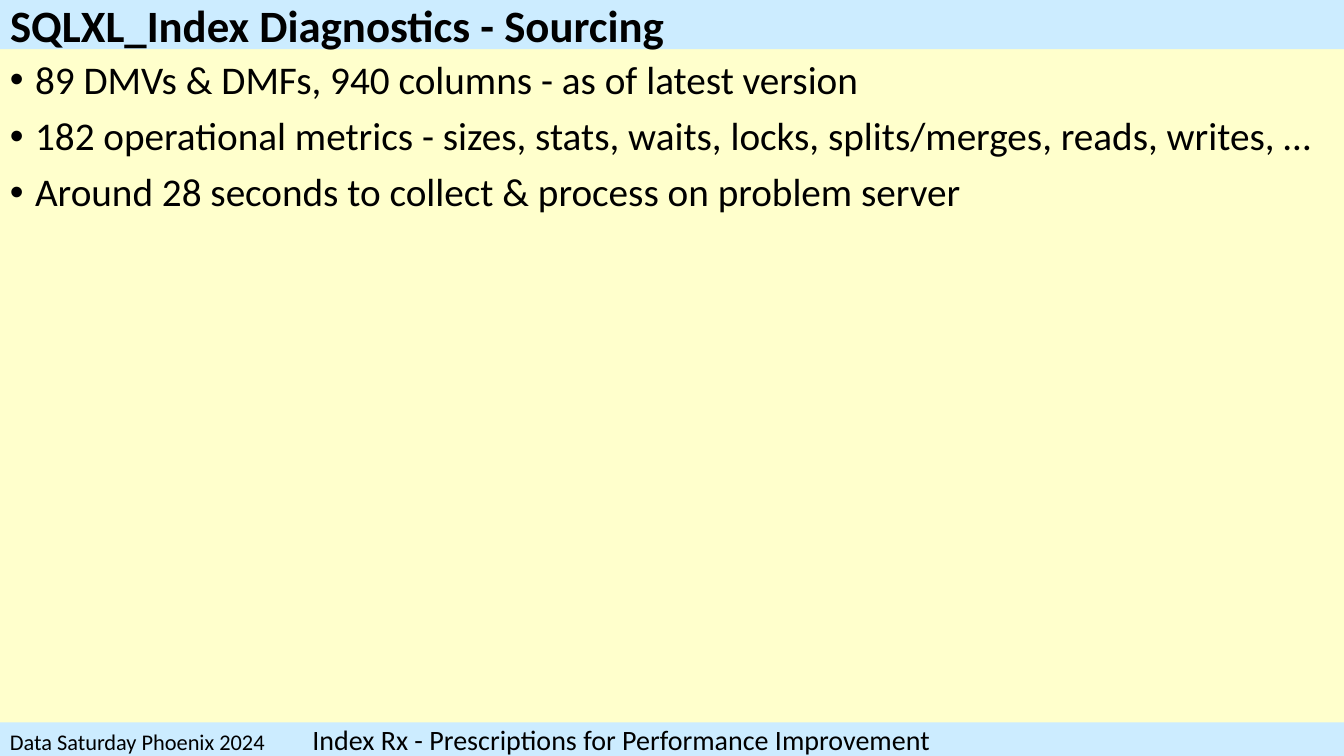
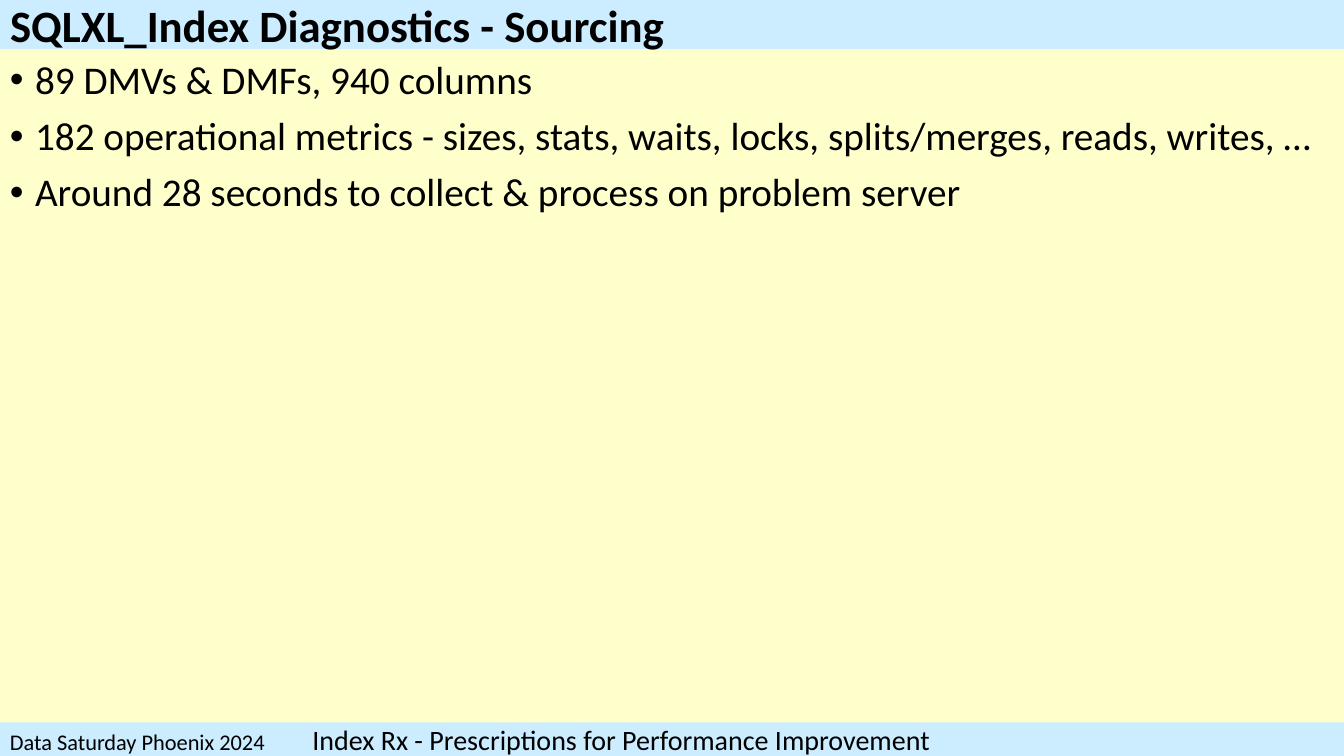
Before and after one commit to SQLXL/SQLXL, a slide deck: slide 45 of SQLXL_Index.pptx. Drawn at 1344x756 pixels with LibreOffice and Linux fonts; fonts in the diff are those of the drawing. Boxes give left, top, right and bottom in pixels: in the first picture for what was removed or moved away, otherwise in the second. Text is boxed around its words. In the diff, an @@ line names an element or a change of style, - is before the commit and + after.

```diff
--- a/SQLXL_Index.pptx
+++ b/SQLXL_Index.pptx
@@ text at (35, 66, 533, 99): text changed @@
-• 89 DMVs & DMFs, 940 columns - as of latest version
+• 89 DMVs & DMFs, 940 columns
```
Also in this commit, not shown: 9 other slides changed, 1 other file.
